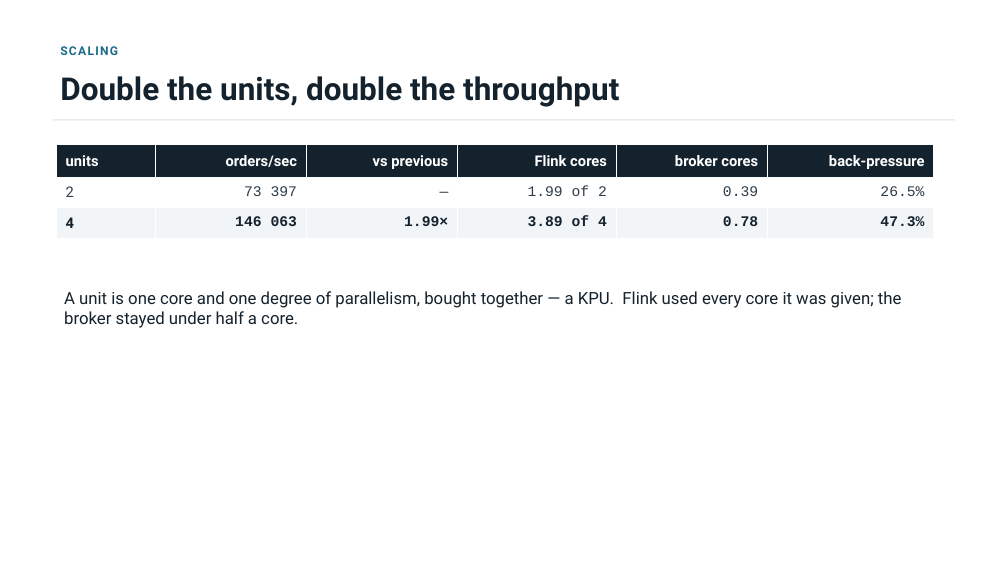
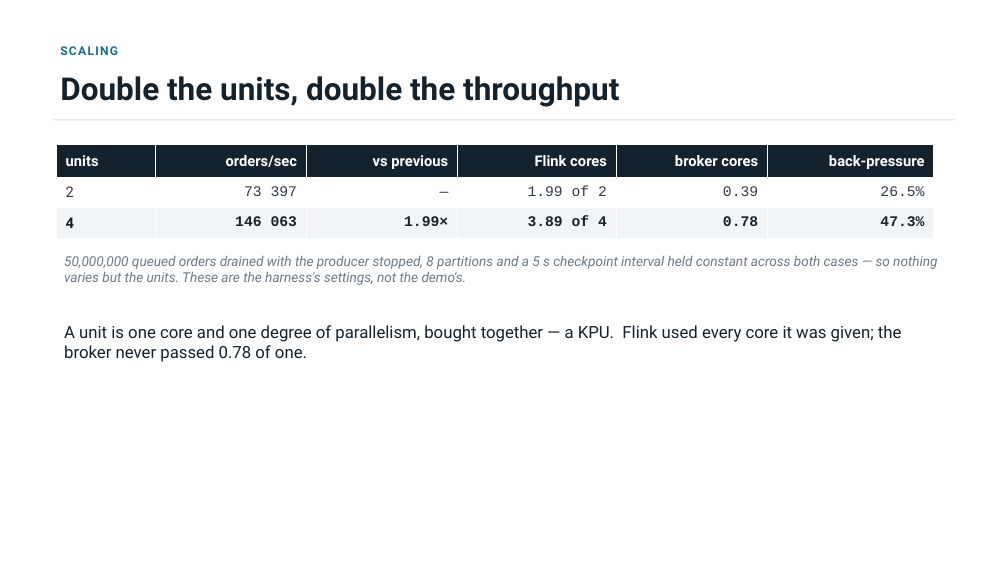
Before and after one commit to jimzucker/flink-training, a slide deck: slide 8 of docs/deck/final-demo.pptx. Drawn at 1008x567 pixels with LibreOffice and Linux fonts; fonts in the diff are those of the drawing. Boxes give left, top, right and bottom in pixels: in the first picture for what was removed or moved away, otherwise in the second. Text is boxed around its words. In the diff, an @@ line names an element or a change of style, - is before the commit and + after.

```diff
--- a/docs/deck/final-demo.pptx
+++ b/docs/deck/final-demo.pptx
@@ text added at [64, 256, 937, 285], 13 pt, text #6B7A87, italic @@
+50,000,000 queued orders drained with the producer stopped, 8 partitions and a 5 s checkpoint interval held constant across both cases — so nothing varies but the units. These are the harness's settings, not the demo's.
@@ text at [64, 325, 902, 362]: text changed @@
-A unit is one core and one degree of parallelism, bought together — a KPU. Flink used every core it was given; the broker stayed under half a core.
+A unit is one core and one degree of parallelism, bought together — a KPU. Flink used every core it was given; the broker never passed 0.78 of one.
```
Also in this commit, not shown: 2 other slides changed, 3 other files.
